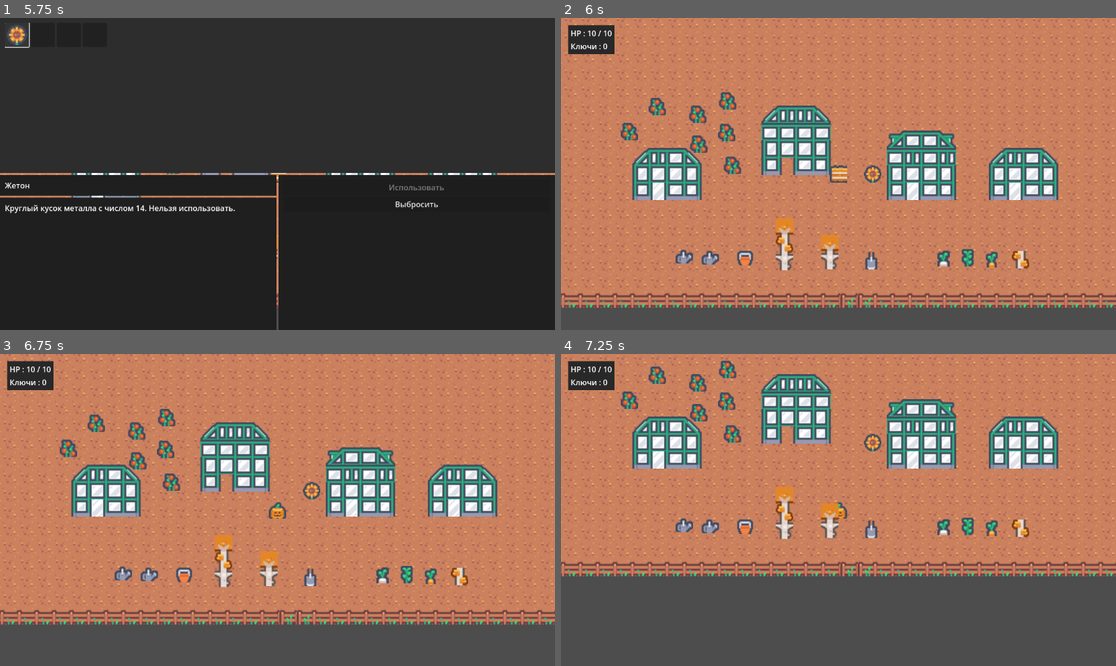
Above: before the commit, frames 1-4 (two rows, left to right).
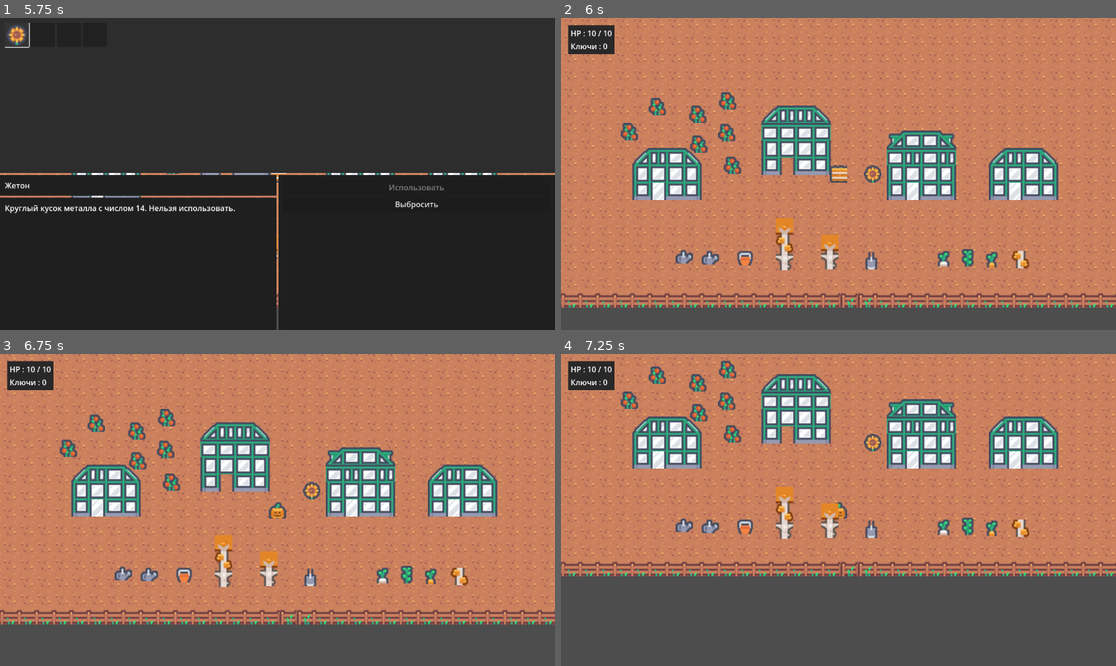
Above: after the commit, the same moments.

Repository: Mofrog/TestExample
Game: Godot game, scene res://src/outdoor.tscn
Same seed, same stepped clock (60 frames per second), same inputs: the game is played once before the commit and once after it. The project has no main scene, so this scene is started directly.
Inputs (mouse positions are in pixels of both pictures, inside the frame that each line leads up to):
- Up to frame 1 (5.75 s): tap Enter at 0.5 s; hold D (walk_right) 0.53-1.28 s; tap E (interact) every 0.75 s from 0.6 to 4.35 s; hold S (walk_down) 1.28-2.03 s; tap Space at 2 s; hold D (walk_right) 2.03-2.78 s; hold W (walk_up) 2.78-3.53 s; hold A (walk_left) 3.53-5 s; tap Q (open_inventory) at 4.15 s; click (16, 33) at 5.02 s
- Up to frame 2 (6 s): click "Выбросить" at 5.75 s
- Up to frame 3 (6.75 s): tap Enter at 6.5 s; hold S (walk_down) from 6.53 s (still down); tap E (interact) at 6.6 s
- Up to frame 4 (7.25 s): keep holding S (walk_down)

Frame 1 is identical in both runs. In frame 2, 0.1% of the frame differs, in the area x 10-79%, y 23-81%; in frame 3, 0.1%, in the area x 10-79%, y 17-75%; in frame 4, 0.1%.

Commit message:
Trow away fix

Diff:
--- a/src/houses/house_interior_2.tscn
+++ b/src/houses/house_interior_2.tscn
@@ -1,8 +1,9 @@
-[gd_scene load_steps=5 format=3 uid="uid://lp28yhx2o32a"]
+[gd_scene load_steps=6 format=3 uid="uid://lp28yhx2o32a"]
 
 [ext_resource type="TileSet" uid="uid://daqj8k8kj5t07" path="res://assets/tileset.tres" id="1_bk35t"]
 [ext_resource type="PackedScene" uid="uid://d0e8r3f738ssp" path="res://src/spawn_point.tscn" id="2_b51x0"]
 [ext_resource type="PackedScene" uid="uid://cwnb2mgysal8b" path="res://src/houses/interior_exit.tscn" id="3_dq1ji"]
+[ext_resource type="Script" path="res://src/pickables/pickable_objects_pool.gd" id="4_1xg7l"]
 
 [sub_resource type="RectangleShape2D" id="RectangleShape2D_261c2"]
 
@@ -63,3 +64,6 @@
 
 [node name="CollisionShape2D" type="CollisionShape2D" parent="Collisions/StaticBody2D3"]
 shape = SubResource("RectangleShape2D_261c2")
+
+[node name="PickableObjectsPool" type="Node2D" parent="."]
+script = ExtResource("4_1xg7l")
--- a/src/inventory.gd
+++ b/src/inventory.gd
@@ -77,6 +77,7 @@
 	if _selected_item != null:
 		var drop_position: Vector2 = Globals.character_link.position
 		drop_position.x += randf_range(25, 50)
+
 		var scene = Globals.character_link.get_parent()
 		Globals.drop_item(_selected_item, drop_position, scene)
 
--- a/src/pickables/pickable_objects_pool.gd
+++ b/src/pickables/pickable_objects_pool.gd
@@ -1,3 +1,4 @@
+class_name PickableObjectsPool
 extends Node2D
 ## Simple pool of scene objects, store object position and it state, reload unused objects and delete used.
 
--- a/src/singletones/globals.gd
+++ b/src/singletones/globals.gd
@@ -72,9 +72,22 @@
 	object.pickable_resource = item
 	object.position = drop_position
 
+	var object_pool: Node2D = _find_object_pool(scene)
+	object_pool.add_child(object)
+
+
+## Find first object pool, or create new
+func _find_object_pool(scene: Node2D) -> Node2D:
+	if scene is PickableObjectsPool:
+		return scene
+
+	for child in scene.get_children():
+		if child is PickableObjectsPool:
+			return child
+
 	var object_pool: Node2D = Node2D.new()
 	var script: Script = ResourceLoader.load("res://src/pickables/pickable_objects_pool.gd")
+	object_pool.set_script(script)
+	scene.add_child(object_pool)
 
-	object_pool.set_script(script)
-	object_pool.add_child(object)
-	scene.add_child(object_pool)
+	return object_pool
